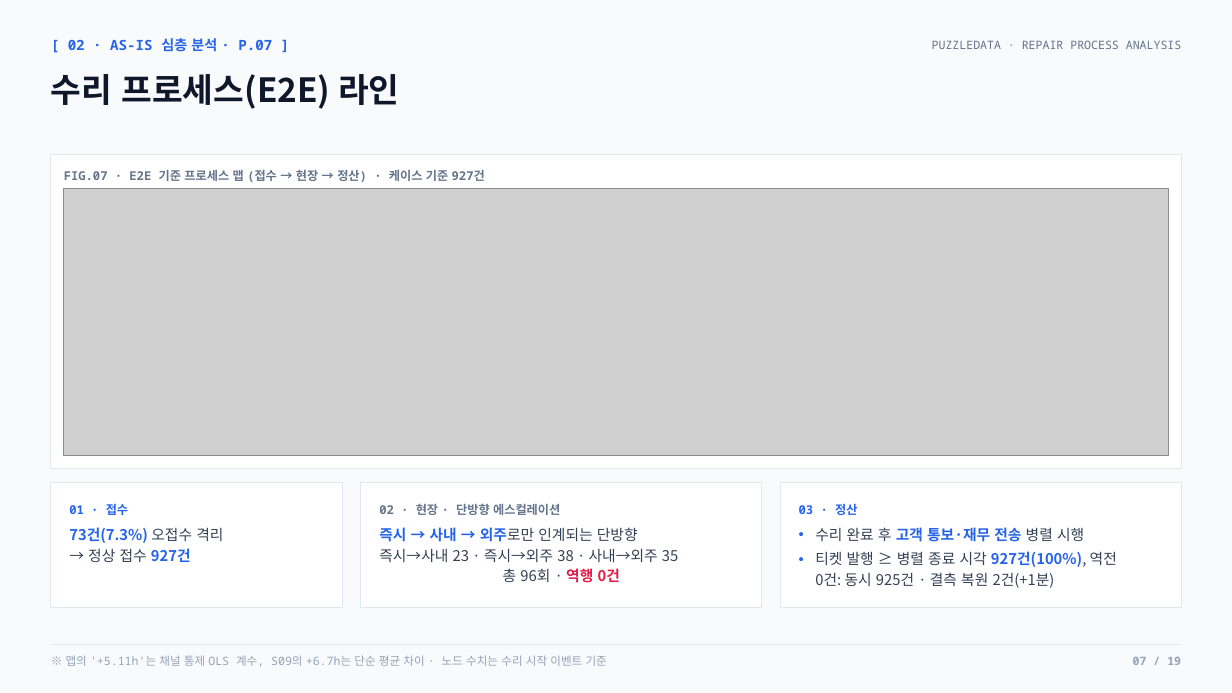
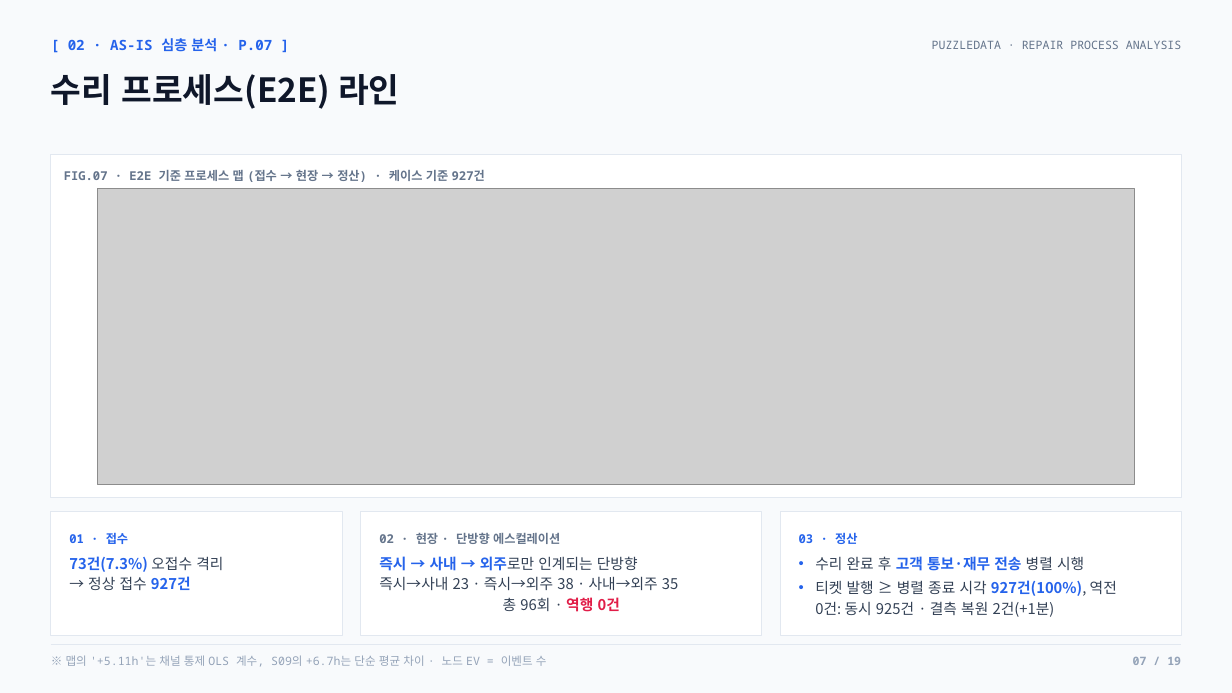
Before and after one commit to nus1245/puzzle_data, a slide deck: slide 7 of outputs/pptx/puzzledata_repair_report.pptx. Drawn at 1232x693 pixels with LibreOffice and Linux fonts; fonts in the diff are those of the drawing; grey boxes stand for pictures. Boxes give left, top, right and bottom in pixels: in the first picture for what was removed or moved away, otherwise in the second. Text is boxed around its words. In the diff, an @@ line names an element or a change of style, - is before the commit and + after.

```diff
--- a/outputs/pptx/puzzledata_repair_report.pptx
+++ b/outputs/pptx/puzzledata_repair_report.pptx
@@ rectangle: place and size @@
-rectangle at box(51, 154, 1181, 469)
+rectangle at box(51, 154, 1181, 497)
@@ picture: place and size @@
-picture at box(64, 189, 1168, 456)
+picture at box(97, 189, 1134, 484)
@@ 6 texts, 3 rectangles: place and size @@
-6 texts, 3 rectangles at box(51, 482, 1181, 607)
+6 texts, 3 rectangles at box(51, 511, 1181, 636)
@@ text at box(66, 655, 547, 667): text changed @@
-※ 맵의 '+5.11h'는 채널 통제 OLS 계수, S09의 +6.7h는 단순 평균 차이 · 노드 수치는 수리 시작 이벤트 기준
+※ 맵의 '+5.11h'는 채널 통제 OLS 계수, S09의 +6.7h는 단순 평균 차이 · 노드 EV = 이벤트 수
```
Also in this commit, not shown: 5 other files.
